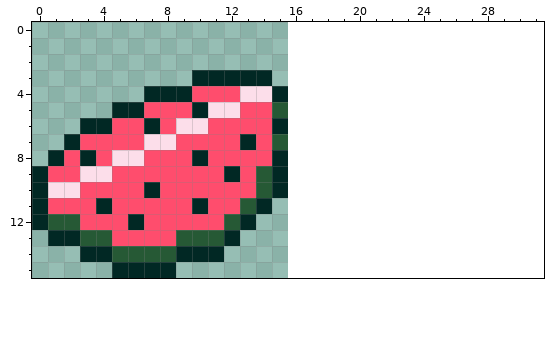
Pixel-art file, stored at sources/coin.aseprite. Above is the file before it was changed.
16x16 pixels, 1 frame. The old version is drawn lined up with the new one, on the new canvas.
Now the later version:
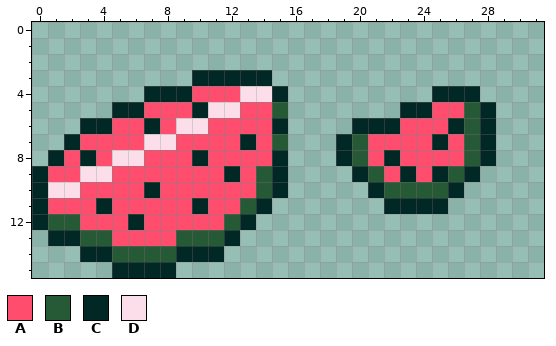
Palette (. is transparent): A #ff4d6d  B #265935  C #012824  D #fcdeea
From old to new:
canvas 16x16 -> 32x16
y 4: x 25..27 ... -> CCC
y 5: x 23..28 ...... -> CCAABC
y 6: x 20..28 ......... -> CCCAAACBC
y 7: x 19..28 .......... -> CBAAAACABC
y 8: x 19..28 .......... -> CBACAAAABC
y 9: x 20..27 ........ -> CBACACBC
y 10: x 21..26 ...... -> CBBBBC
y 11: x 22..25 .... -> CCCC
